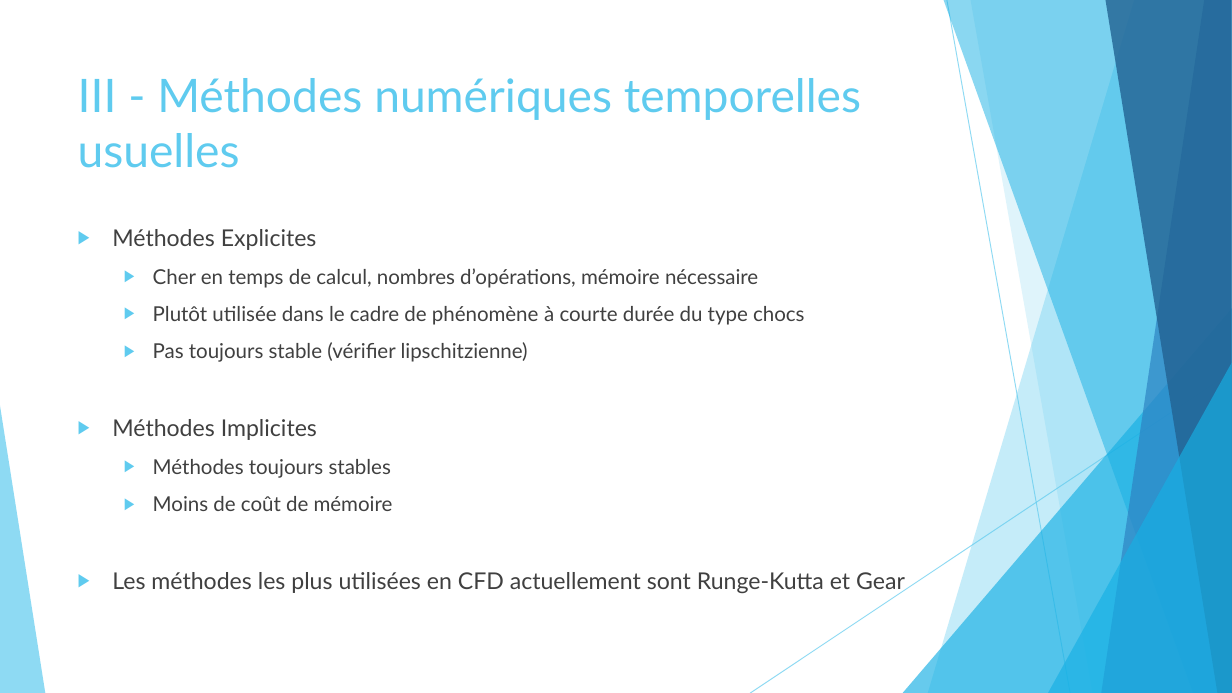
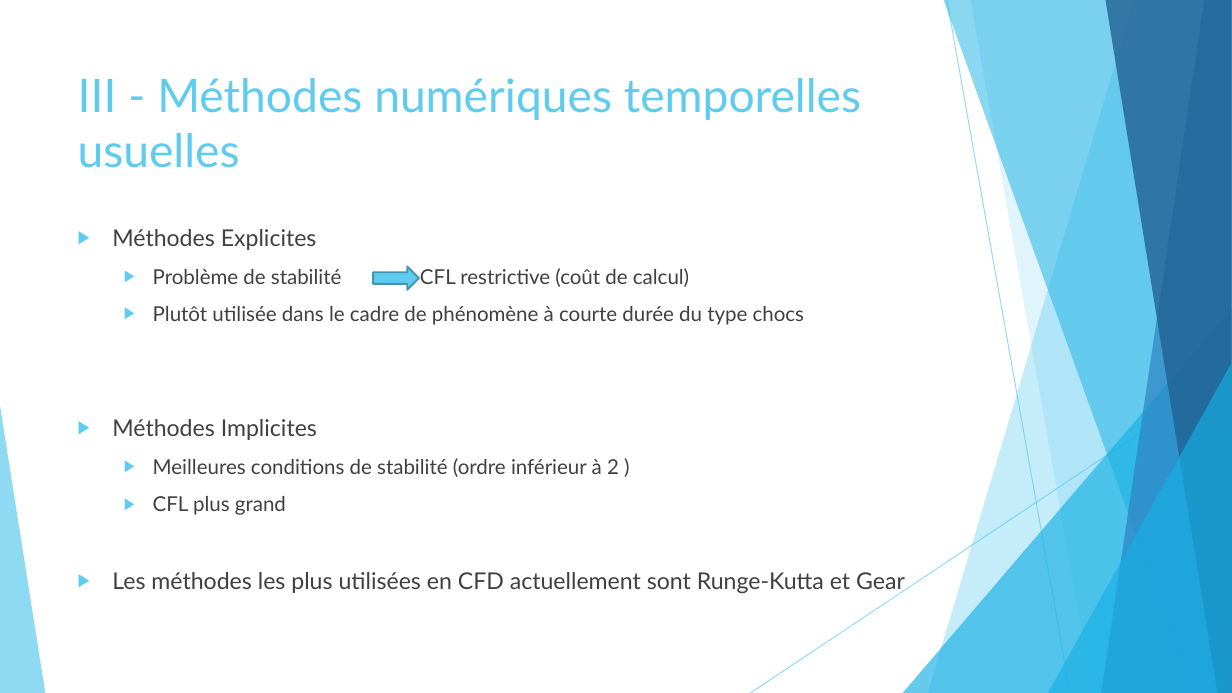
Before and after one commit to pierreXVI/PIE, a slide deck: slide 12 of oral_presentation/Oral_presentation_12_02_2019.pptx (slide 11 before the commit). Drawn at 1232x693 pixels with LibreOffice and Linux fonts; fonts in the diff are those of the drawing. Boxes give left, top, right and bottom in pixels: in the first picture for what was removed or moved away, otherwise in the second. Text is boxed around its words. In the diff, an @@ line names an element or a change of style, - is before the commit and + after.

```diff
--- a/oral_presentation/Oral_presentation_12_02_2019.pptx
+++ b/oral_presentation/Oral_presentation_12_02_2019.pptx
@@ text at (153, 268, 689, 287): text changed @@
-  ▶ Cher en temps de calcul, nombres d’opérations, mémoire nécessaire
+  ▶ Problème de stabilité CFL restrictive (coût de calcul)
@@ right arrow added at (373, 266, 420, 289), fill #5FCBEF, outline #4696B1 1.5 pt @@
@@ text at (153, 342, 528, 362): paragraph removed @@
-  ▶ Pas toujours stable (vérifier lipschitzienne)
@@ text at (153, 458, 619, 515): text changed @@
-  ▶ Méthodes toujours stables
-  ▶ Moins de coût de mémoire
+  ▶ Meilleures conditions de stabilité (ordre inférieur à 2 )
+  ▶ CFL plus grand
```
Also in this commit, not shown: 7 other slides changed, 3 slides added, 1 slide removed, 1 other file.
